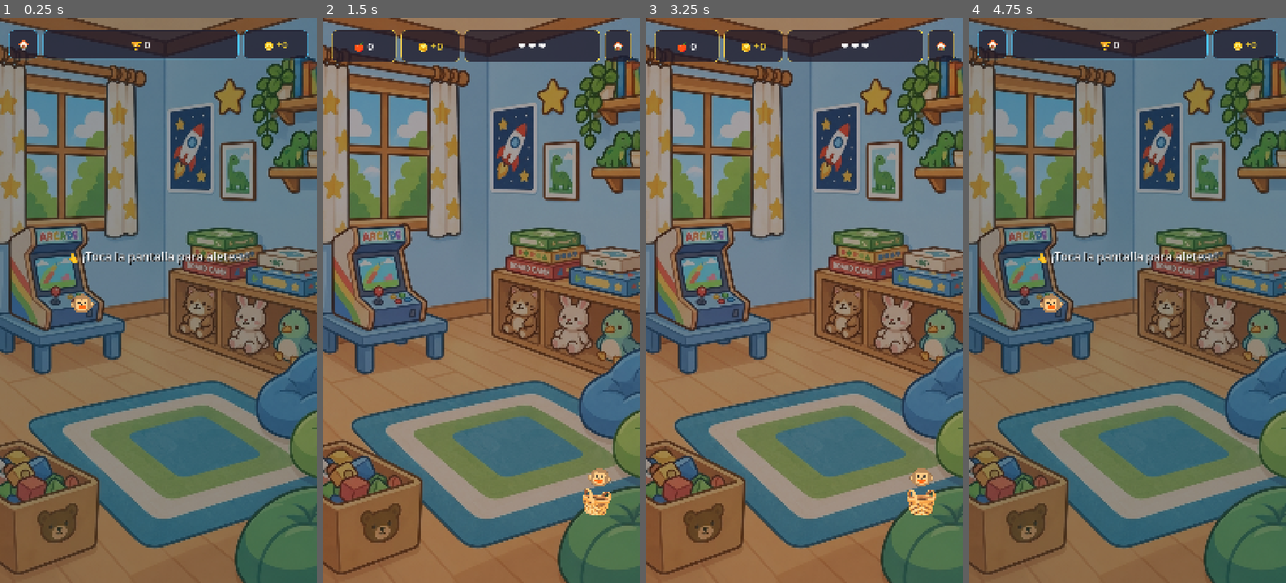
Above: before the commit, frames 1-4 (left to right).
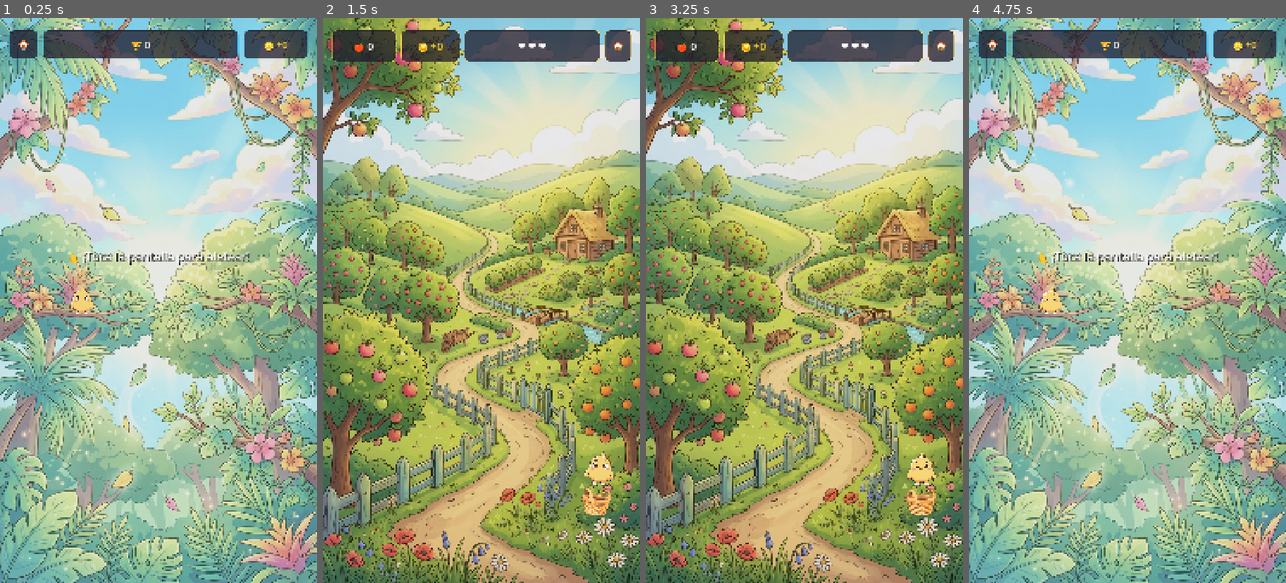
Above: after the commit, the same moments.

Repository: ZaidrakeOMG/monky_game
Game: Godot game, scene res://scenes/minigames/flappy_monky.tscn
Two runs of this game, one before a commit and one after it. Both use one fixed random seed, a clock stepped at 60 frames per second and the inputs below. This scene is started directly instead of the project's main scene.
Inputs:
- Up to frame 1 (0.25 s): no input
- Up to frame 2 (1.5 s): click "🏠" at 0.5 s; click "▶ JUGAR" at 1.25 s
- Up to frame 3 (3.25 s): click "🏠" at 2 s; click "▶ JUGAR" at 2.75 s
- Up to frame 4 (4.75 s): click "🏠" at 3.5 s; click "▶ JUGAR" at 4.25 s

The runs differ from the first frame. In frame 1, 96% of the frame differs, in the area x 0-100%, y 0-100%; in frame 2, 94%; in frame 3, 94%; in frame 4, 96%.

Commit message:
feat: Fondos tematicos personalizados y personaje pollito animado en minijuegos

Diff:
--- a/scenes/minigames/flappy_monky.tscn
+++ b/scenes/minigames/flappy_monky.tscn
@@ -1,7 +1,8 @@
 [gd_scene load_steps=8 format=3 uid="uid://c5flappymonky01"]
 
 [ext_resource type="Script" path="res://scripts/minigames/flappy_monky.gd" id="1_script"]
-[ext_resource type="Texture2D" uid="uid://cts7l3u1cw1s6" path="res://assets/backgrounds/sala_juegos.jpg" id="2_bg"]
+[ext_resource type="Texture2D" path="res://assets/backgrounds/flappy_bg.jpg" id="2_bg"]
+[ext_resource type="SpriteFrames" uid="uid://df5w3k58m8r2y" path="res://resources/wonky_pensando.tres" id="3_frames"]
 
 [sub_resource type="CircleShape2D" id="CircleShape2D_player"]
 radius = 45.0
@@ -67,7 +68,7 @@
 offset_right = 1080.0
 offset_bottom = 1920.0
 mouse_filter = 2
-color = Color(0.04, 0.08, 0.15, 0.45)
+color = Color(0.04, 0.08, 0.15, 0.1)
 
 [node name="PipesContainer" type="Node2D" parent="."]
 
@@ -77,22 +78,11 @@
 [node name="CollisionShape2D" type="CollisionShape2D" parent="Player"]
 shape = SubResource("CircleShape2D_player")
 
-[node name="MonkyLabel" type="Label" parent="Player"]
-anchors_preset = 8
-anchor_left = 0.5
-anchor_top = 0.5
-anchor_right = 0.5
-anchor_bottom = 0.5
-offset_left = -60.0
-offset_top = -60.0
-offset_right = 60.0
-offset_bottom = 60.0
-grow_horizontal = 2
-grow_vertical = 2
-theme_override_font_sizes/font_size = 90
-text = "🐵"
-horizontal_alignment = 1
-vertical_alignment = 1
+[node name="MonkySprite" type="AnimatedSprite2D" parent="Player"]
+scale = Vector2(0.20, 0.20)
+sprite_frames = ExtResource("3_frames")
+animation = &"pensando"
+autoplay = "pensando"
 
 [node name="SpawnTimer" type="Timer" parent="."]
 wait_time = 1.9
@@ -154,7 +144,7 @@
 offset_bottom = -100.0
 grow_horizontal = 2
 grow_vertical = 2
-theme_override_colors/font_color = Color(1, 1, 1, 0.9)
+theme_override_colors/font_color = Color(1, 1, 1, 0.95)
 theme_override_colors/font_shadow_color = Color(0, 0, 0, 0.8)
 theme_override_constants/shadow_offset_x = 3
 theme_override_constants/shadow_offset_y = 3
--- a/scenes/minigames/fruit_catcher.tscn
+++ b/scenes/minigames/fruit_catcher.tscn
@@ -1,8 +1,8 @@
 [gd_scene load_steps=8 format=3 uid="uid://c7fruitcatcher01"]
 
 [ext_resource type="Script" path="res://scripts/minigames/fruit_catcher.gd" id="1_script"]
-[ext_resource type="Texture2D" uid="uid://cts7l3u1cw1s6" path="res://assets/backgrounds/sala_juegos.jpg" id="2_bg"]
-
+[ext_resource type="Texture2D" path="res://assets/backgrounds/fruit_catcher_bg.jpg" id="2_bg"]
+[ext_resource type="SpriteFrames" uid="uid://df5w3k58m8r2y" path="res://resources/wonky_pensando.tres" id="3_frames"]
 
 [sub_resource type="RectangleShape2D" id="RectangleShape2D_basket"]
 size = Vector2(220, 70)
@@ -68,7 +68,7 @@
 offset_right = 1080.0
 offset_bottom = 1920.0
 mouse_filter = 2
-color = Color(0.08, 0.05, 0.12, 0.4)
+color = Color(0.08, 0.05, 0.12, 0.1)
 
 [node name="ItemsContainer" type="Node2D" parent="."]
 
@@ -79,22 +79,12 @@
 position = Vector2(0, 10)
 shape = SubResource("RectangleShape2D_basket")
 
-[node name="MonkyLabel" type="Label" parent="PlayerBasket"]
-anchors_preset = 8
-anchor_left = 0.5
-anchor_top = 0.5
-anchor_right = 0.5
-anchor_bottom = 0.5
-offset_left = -70.0
-offset_top = -120.0
-offset_right = 70.0
-offset_bottom = -20.0
-grow_horizontal = 2
-grow_vertical = 2
-theme_override_font_sizes/font_size = 90
-text = "🐵"
-horizontal_alignment = 1
-vertical_alignment = 1
+[node name="MonkySprite" type="AnimatedSprite2D" parent="PlayerBasket"]
+position = Vector2(0, -90)
+scale = Vector2(0.24, 0.24)
+sprite_frames = ExtResource("3_frames")
+animation = &"pensando"
+autoplay = "pensando"
 
 [node name="BasketLabel" type="Label" parent="PlayerBasket"]
 anchors_preset = 8
--- a/scenes/minigames/monky_jump.tscn
+++ b/scenes/minigames/monky_jump.tscn
@@ -1,7 +1,8 @@
 [gd_scene load_steps=8 format=3 uid="uid://c4monkyjump01"]
 
 [ext_resource type="Script" path="res://scripts/minigames/monky_jump.gd" id="1_script"]
-[ext_resource type="Texture2D" uid="uid://cts7l3u1cw1s6" path="res://assets/backgrounds/sala_juegos.jpg" id="2_bg"]
+[ext_resource type="Texture2D" path="res://assets/backgrounds/jump_bg.jpg" id="2_bg"]
+[ext_resource type="SpriteFrames" uid="uid://df5w3k58m8r2y" path="res://resources/wonky_pensando.tres" id="3_frames"]
 
 [sub_resource type="CircleShape2D" id="CircleShape2D_player"]
 radius = 45.0
@@ -72,7 +73,7 @@
 offset_right = 1400.0
 offset_bottom = 20000.0
 mouse_filter = 2
-color = Color(0.05, 0.1, 0.08, 0.45)
+color = Color(0.05, 0.1, 0.08, 0.1)
 
 [node name="PlatformsContainer" type="Node2D" parent="."]
 
@@ -83,22 +84,12 @@
 position = Vector2(0, 15)
 shape = SubResource("CircleShape2D_player")
 
-[node name="MonkyLabel" type="Label" parent="Player"]
-anchors_preset = 8
-anchor_left = 0.5
-anchor_top = 0.5
-anchor_right = 0.5
-anchor_bottom = 0.5
-offset_left = -60.0
-offset_top = -60.0
-offset_right = 60.0
-offset_bottom = 60.0
-grow_horizontal = 2
-grow_vertical = 2
-theme_override_font_sizes/font_size = 90
-text = "🐵"
-horizontal_alignment = 1
-vertical_alignment = 1
+[node name="MonkySprite" type="AnimatedSprite2D" parent="Player"]
+position = Vector2(0, -10)
+scale = Vector2(0.20, 0.20)
+sprite_frames = ExtResource("3_frames")
+animation = &"pensando"
+autoplay = "pensando"
 
 [node name="HUD" type="CanvasLayer" parent="."]
 
--- a/scripts/minigames/flappy_monky.gd
+++ b/scripts/minigames/flappy_monky.gd
@@ -5,8 +5,9 @@
 
 @onready var background: Sprite2D = $Background
 @onready var player: Area2D = $Player
-@onready var player_label: Label = $Player/MonkyLabel
+@onready var monky_sprite: AnimatedSprite2D = $Player/MonkySprite
 @onready var pipes_container: Node2D = $PipesContainer
+
 @onready var spawn_timer: Timer = $SpawnTimer
 
 # UI
--- a/scripts/minigames/fruit_catcher.gd
+++ b/scripts/minigames/fruit_catcher.gd
@@ -6,8 +6,9 @@
 @onready var background: Sprite2D = $Background
 @onready var player_basket: Area2D = $PlayerBasket
 @onready var basket_sprite: Label = $PlayerBasket/BasketLabel
-@onready var monky_icon: Label = $PlayerBasket/MonkyLabel
+@onready var monky_sprite: AnimatedSprite2D = $PlayerBasket/MonkySprite
 @onready var items_container: Node2D = $ItemsContainer
+
 @onready var spawn_timer: Timer = $SpawnTimer
 
 # UI Nodes
--- a/scripts/minigames/monky_jump.gd
+++ b/scripts/minigames/monky_jump.gd
@@ -5,8 +5,9 @@
 
 @onready var background: Sprite2D = $Background
 @onready var player: Area2D = $Player
-@onready var player_label: Label = $Player/MonkyLabel
+@onready var monky_sprite: AnimatedSprite2D = $Player/MonkySprite
 @onready var platforms_container: Node2D = $PlatformsContainer
+
 @onready var camera: Camera2D = $Camera2D
 
 # UI
Binary file added: assets/backgrounds/flappy_bg.jpg
Binary file added: assets/backgrounds/fruit_catcher_bg.jpg
Binary file added: assets/backgrounds/jump_bg.jpg
